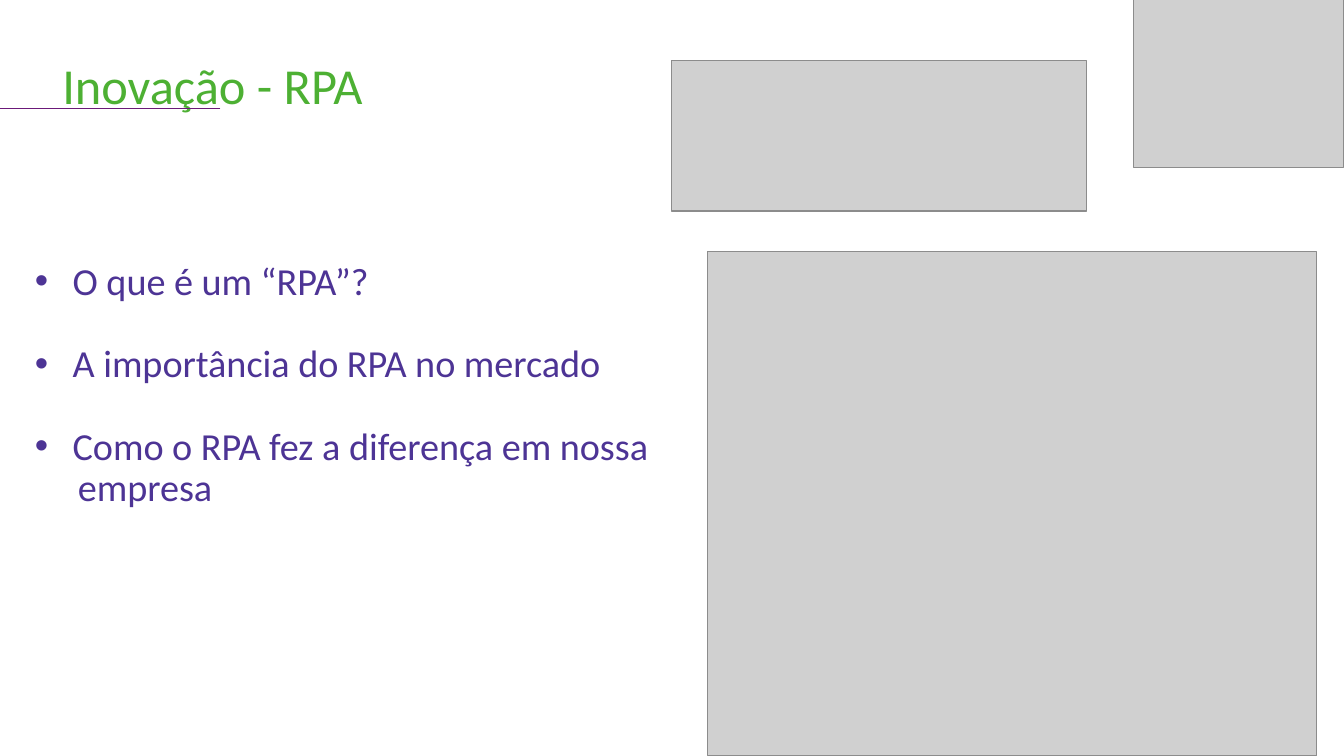
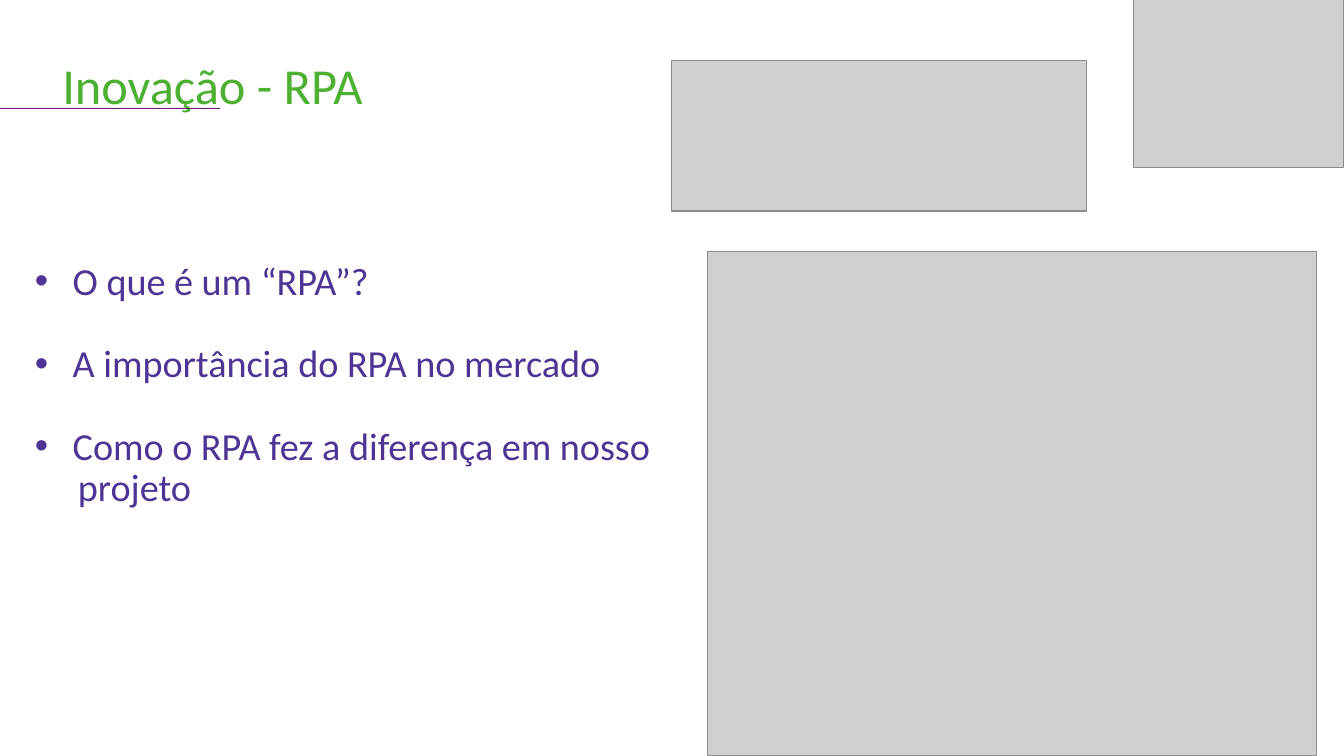
Before and after one commit to GVRO1/curso-angular, a slide deck: slide 7 of documentacao/Apresentações/Sprint 3.pptx. Drawn at 1344x756 pixels with LibreOffice and Linux fonts; fonts in the diff are those of the drawing; grey boxes stand for pictures. Boxes give left, top, right and bottom in pixels: in the first picture for what was removed or moved away, otherwise in the second. Text is boxed around its words. In the diff, an @@ line names an element or a change of style, - is before the commit and + after.

```diff
--- a/documentacao/Apresentações/Sprint 3.pptx
+++ b/documentacao/Apresentações/Sprint 3.pptx
@@ text at bbox=[73, 433, 650, 508]: text changed @@
-• Como o RPA fez a diferença em nossa
-empresa
+• Como o RPA fez a diferença em nosso
+projeto
```
Also in this commit, not shown: 44 other files.
